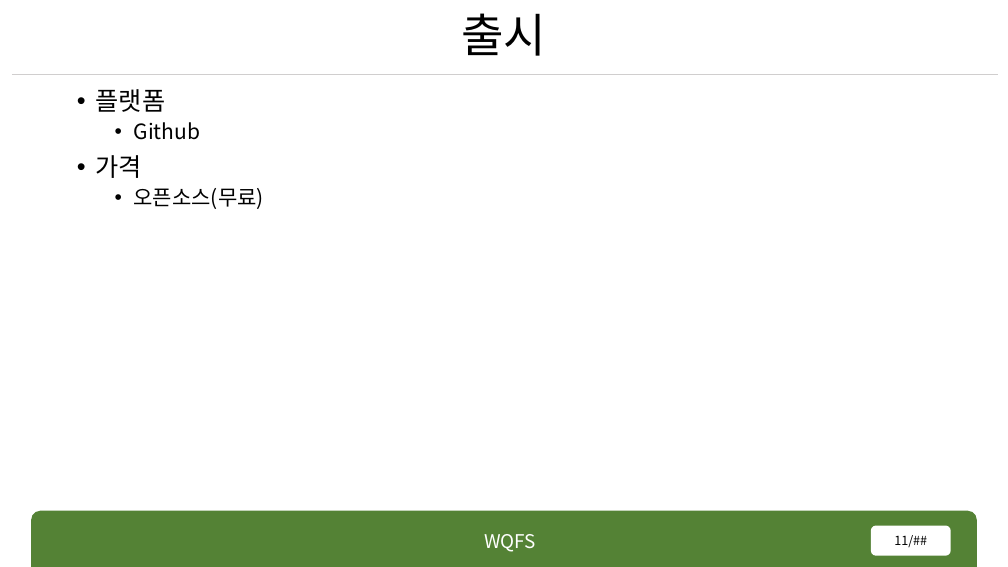
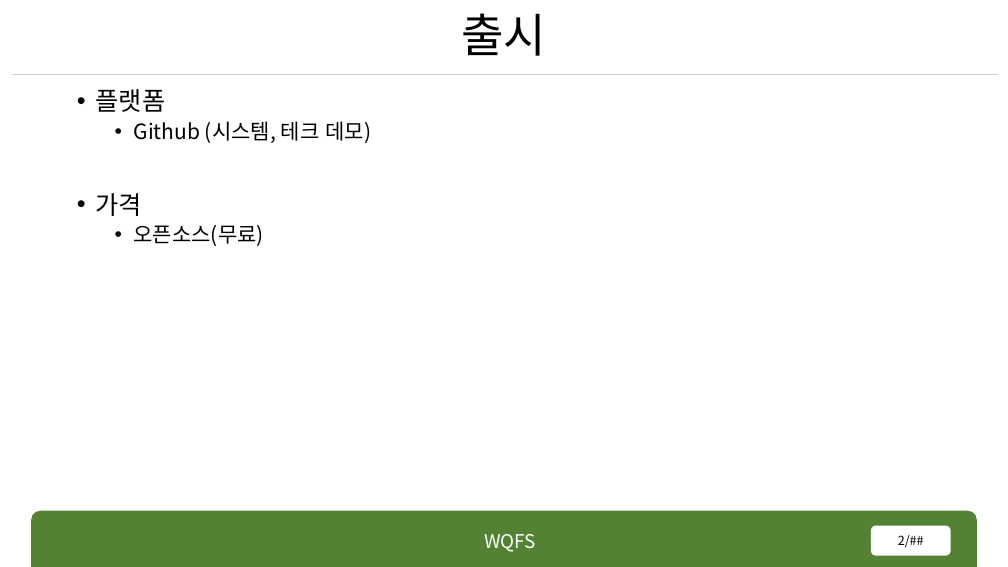
Before and after one commit to rennOobayashi/WQFS, a slide deck: slide 2 of WQFS.pptx (slide 11 before the commit). Drawn at 1008x567 pixels with LibreOffice and Linux fonts; fonts in the diff are those of the drawing. Boxes give left, top, right and bottom in pixels: in the first picture for what was removed or moved away, otherwise in the second. Text is boxed around its words. In the diff, an @@ line names an element or a change of style, - is before the commit and + after.

```diff
--- a/WQFS.pptx
+++ b/WQFS.pptx
@@ text at (134,121,371,143): text changed @@
-  • Github
+  • Github (시스템, 테크 데모)
@@ page number at (898,535,924,548): text changed @@
-11/##
+2/##
```
Also in this commit, not shown: 2 other slides changed, 1 slide added, 8 slides removed, 23 other files.
